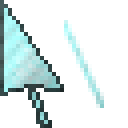
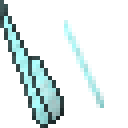
Layer changes from the first (128, 128) image to the second:
painted on "Warstwa 1" over [0, 0, 64, 128]
